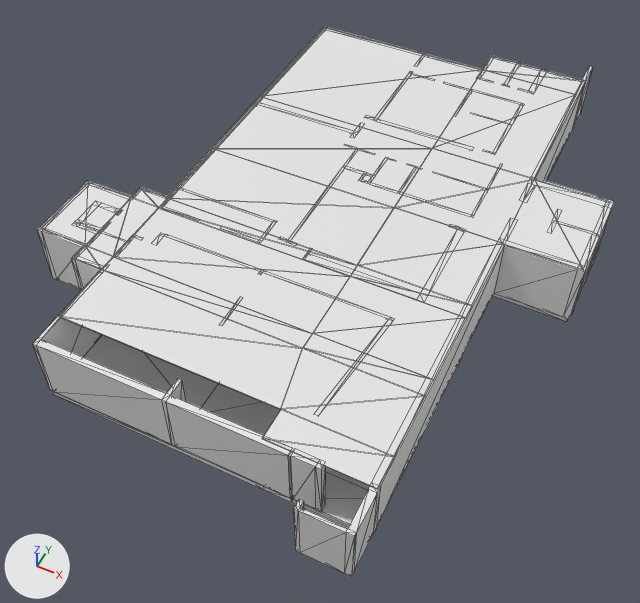
An edit to the glTF model public/models/B1F2.glb, drawn before and after from the same camera.
Camera for both pictures: a 50 mm camera at (-4.69, -1.41, 3.61) aimed at (-6.04, 1.31, 0.22). The axes (+X, +Y, +Z) are drawn at lower left. The lights are the same throughout. Mesh edges are drawn as thin lines. Where no turn or scale is listed for an object, it has been applied to the vertices. Vertices at the same position are counted once.

Names of what the first picture shows: 'ceiling', 'coding', 'floor.002', 'walls.003'.
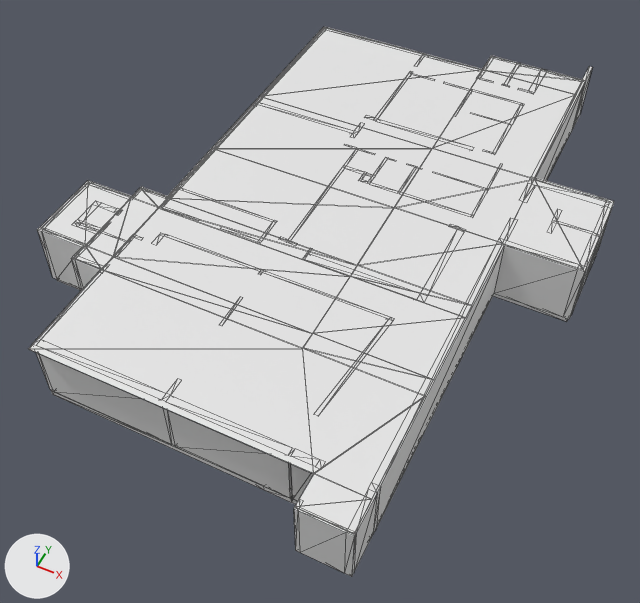
The newer file is also turned or shifted as a whole; pictures and numbers use the older file's frame.

Diff of the bpy script that builds the scene:
```diff
--- a/public/models/B1F2.glb.py
+++ b/public/models/B1F2.glb.py
@@ me_plane_010 @@
 me_plane_010.from_pydata(...)  # 72 vertices, 140 faces; spans x -1.24..1.16, y -1.45..1.48, z 0.0
 # used by ob_ceiling; location = (-6.032, 1.647, 0.673)
+# me_plane_010 part 1: all 2 vertices in x -0.81, y -1.29, z 0.0 are moved by (0.0, -0.21, 0.0)
+# me_plane_010 part 2: all 4 vertices in x 0.29, y -1.45..-1.29, z 0.0 are moved by (0.25, -0.21, 0.0)
```

Location of each change, (x1, y1, x2, y2) in pixels of the pictures (640 x 603 px; the box of a moved part takes in the faces that stretch with it):
'ceiling', reshaped (10% taller)
    before: (41, 27, 610, 489)
    after: (29, 27, 610, 534)
part 1 of me_plane_010, moved or reshaped
    before: (59, 269, 303, 409)
    after: (29, 269, 314, 474)
part 2 of me_plane_010, moved or reshaped
    before: (262, 348, 425, 489)
    after: (294, 348, 425, 534)
'floor.002', unchanged, covered by the edit
    before: (51, 279, 568, 528)
    after: (51, 279, 568, 504)
'coding', unchanged, covered by the edit
    before: (201, 384, 280, 435)
